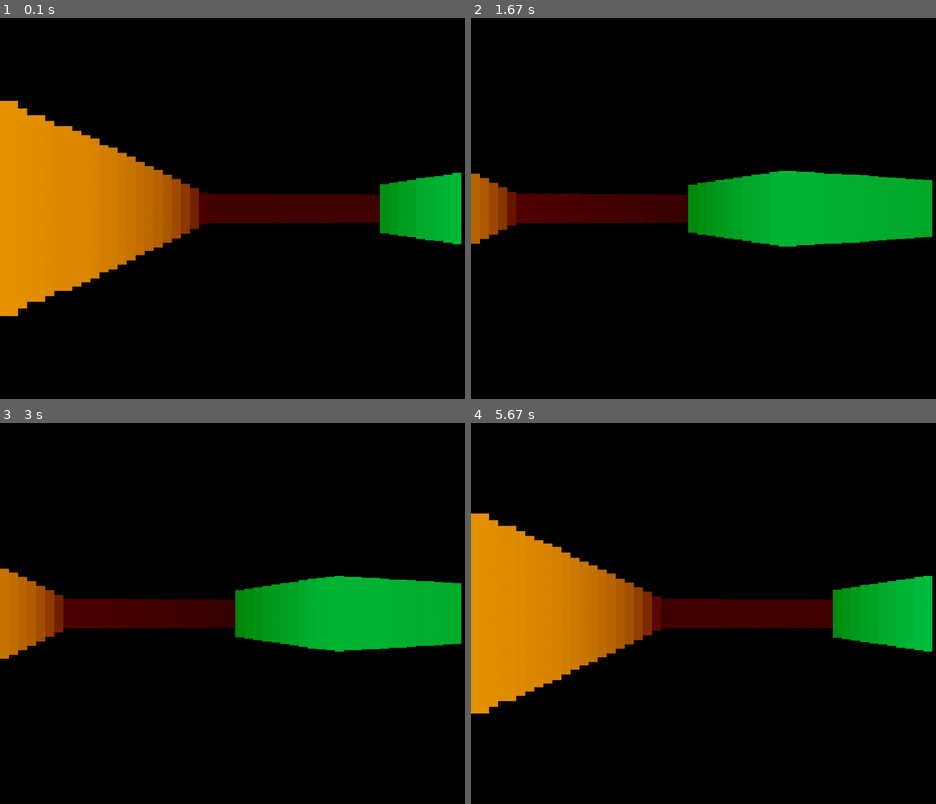
Above: before the commit, frames 1-4 (two rows, left to right).
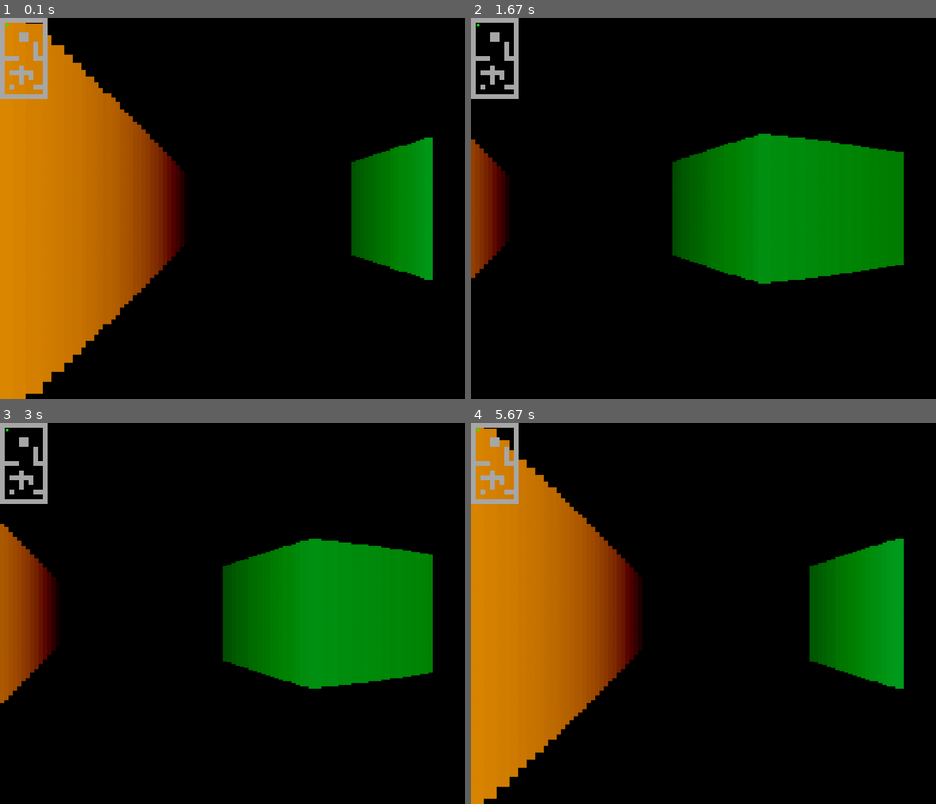
Above: after the commit, the same moments.

Repository: RefasTV/DoomPygame
Game: pygame game, started from Game.py
Same seed, same stepped clock (60 frames per second), same inputs: the game is played once before the commit and once after it.
Inputs:
- Up to frame 1 (0.1 s): no input
- Up to frame 2 (1.67 s): hold Right 0.33-0.8 s; hold Right 0.83-1.3 s; hold Left from 1.33 s (still down)
- Up to frame 3 (3 s): release Left at 1.87 s; hold Left 1.9-2.37 s; hold Right from 2.4 s (still down)
- Up to frame 4 (5.67 s): release Right at 3.03 s; hold Left 3.07-3.53 s; hold Right 3.57-4.03 s; hold Right 4.07-4.53 s; hold Left 4.57-5.1 s; hold Left 5.13-5.6 s; hold Right from 5.63 s (still down)

The runs differ from the first frame. In frame 1, 26% of the frame differs, in the area x 0-100%, y 0-100%; in frame 2, 24%; in frame 3, 24%; in frame 4, 25%.

Commit message:
doom on walls

Diff:
--- a/Game.py
+++ b/Game.py
@@ -11,36 +11,20 @@
 H = 1000 #Ширина
 W = 800 #Высота
 run = True
-#bullets = []
+bullets = []
 clock = pygame.time.Clock()
-numRays = 51
+numRays = 101
 screen = pygame.display.set_mode((H,W))
 tile = 400
 scaleX = H // numRays
 dist = numRays / (2 * math.tan(math.pi/3))
 FOV = math.pi / 3
 deltaAngle = FOV / numRays        # FOV / numRays
-pudge = pygame.image.load('pudge.png').convert_alpha() #download enemy pudge
-
+
+##########Run################
+pygame.init()
 
 ###########Classes###########
-class Enemy:
-    def __init__(self):
-        self.posX = 650
-        self.posY = 750
-        self.sprite = pudge
-        self.size = 50 # cube 50 x 50
-        self.baitDistance = 400
-        self.moveSlow = 500
-        #self.ray = Ray()
-
-    def MoveToPlayer(self):
-        if (abs(player.posX + player.posY - self.posX - self.posY) <= self.baitDistance):
-            self.posX, self.posY = self.posX + (player.posX - self.posX) / self.moveSlow, self.posY + (player.posY - self.posY) / self.moveSlow
-            print(self.posX, self.posY)
-
-
-
 class Ray:
     def __init__(self, angle):
         self.angle = angle
@@ -52,52 +36,31 @@
 
         pygame.draw.circle(screen, "green", GHP, 5)
 
-    def GetWallDepth(self):
-        lenX = W * math.cos(self.angle) / 100 #Parts of rayX (1/100)
-        lenY = W * math.sin(self.angle) / 100 #Parts of rayY (1/100)
+    def GetDepth(self):
+        lenX = W * math.cos(self.angle) / 100 #Parts of rayX (1/100) Части лучаХ (поделили его на 100 маленьких частей)  player.posX +
+        lenY = W * math.sin(self.angle) / 100 #Parts of rayY (1/100) player.posY +
 
         for i in range(1,100): # Founding the point by multiplying it on i
-            if (map.map[int((player.posY + lenY * i) // 100)][int((player.posX + lenX * i) // 100)] == 1): # if in block:
-                return (i) # return depth
-        return (200)
-    def GetEnemyDepth(self):
-        lenX = W * math.cos(self.angle) / 100 #Parts of rayX (1/100)
-        lenY = W * math.sin(self.angle) / 100 #Parts of rayY (1/100)
+            if (len(map.map) > (player.posY + lenY * i )// 100 >= 0 and len(map.map[0]) > (player.posX + lenX * i) // 100 >= 0): # can check next string?
+                if (map.map[int((player.posY + lenY * i) // 100)][int((player.posX + lenX * i) // 100)] == 1): # if in block:
+                    return (i) # return depth
+        return (10000000)
+
+    def GetHitPoint(self):
+        lenX = W * math.cos(self.angle) / 100 #Parts of rayX (1/100) Части лучаХ (поделили его на 100 маленьких частей)  player.posX +
+        lenY = W * math.sin(self.angle) / 100 #Parts of rayY (1/100) player.posY +
 
         for i in range(1,100): # Founding the point by multiplying it on i
-            if ((int((player.posX + lenX * i) // 50),int((player.posY + lenY * i) // 50)) in EnemyesPos): # if in enemy:
-                return i
-        return (200)
-
-    def GetHitPoint(self):
-        EnemyesPosXY = EnemyesPos
-        lenX = W * math.cos(self.angle) / 100 #Parts of rayX (1/100)
-        lenY = W * math.sin(self.angle) / 100 #Parts of rayY (1/100)
-        WallX, WallY, EnemyX, EnemyY = 0,0,0,0
-        for i in range (1,100): # Founding the point by multiplying it on i
-            if (len(map.map) > (player.posY + lenY * i )// 100 >= 0 and len(map.map[0]) > (player.posX + lenX * i) // 100 >= 0):
-                if (map.map[int((player.posY + lenY * i) // 100)][int((player.posX + lenX * i) // 100)] == 1): # if in block
-                    return (player.posX + lenX * i, player.posY + lenY * i,EnemyX,EnemyY) # return points
-            if ((int((player.posX + lenX * i) // 50),int((player.posY + lenY * i) // 50)) in EnemyesPosXY): # if in enemy:
-                EnemyesPosXY.remove((int((player.posX + lenX * i) // 50),int((player.posY + lenY * i) // 50)))
-                EnemyX, EnemyY = player.posX + lenX * i, player.posY + lenY* i
-        return (WallX,WallY,EnemyX,EnemyY)
-    '''
-    def GetHitPointEnemy(self):
-        lenX = W * math.cos(self.angle) / 50#100 #Parts of rayX (1/100)
-        lenY = W * math.sin(self.angle) / 50#100 #Parts of rayY (1/100)
-
-        for i in range(1,50): # 100 Founding the point by multiplying it on i
-            if (map.map[int((player.posY + lenY * i) // 100)][int((player.posX + lenX * i) // 100)] == 1): # if in block
-                return (0,0) # return points
-            if ((int((player.posX + lenX * i) // 50),int((player.posY + lenY * i) // 50)) in EnemyesPos): # if in enemy:
-                EnemyesPos.remove((int((player.posX + lenX * i) // 50),int((player.posY + lenY * i) // 50)))
-                return (player.posX + lenX * i, player.posY + lenY* i) # return point
-
+            if (len(map.map) > (player.posY + lenY * i )// 100 >= 0 and len(map.map[0]) > (player.posX + lenX * i) // 100 >= 0): # can check next string?
+                if (map.map[int((player.posY + lenY * i) // 100)][int((player.posX + lenX * i) // 100)] == 1): # if in block:
+                    return (player.posX + lenX * i, player.posY + lenY* i) # return point
         return (0,0)
-    '''
-
-'''
+
+    def GetDistance(self):
+        x,y = self.GetHitPoint()
+        return (x - player.posX,y - player.posY)
+
+
 class Bullet:
     def __init__(self):
         self.angle = player.angle
@@ -110,7 +73,7 @@
     def draw(self):
         if (W > self.curX > 0) and (H > self.curY > 0):
             pygame.draw.circle(screen,'white',self.nextPos(),3)
-'''
+
 
 class Map:
     def __init__(self):
@@ -122,7 +85,7 @@
             [1,'_','_','_', 1,  1,    '_', '_','_',1],
             [1,'_','_','_','_', '_',  '_', 1,'_',1],
             [1,'_' ,'_', '_','_', '_','_', 1,'_',1],
-            [1,'_' ,'_', '_','_','enemy','_', 1,'_',1],
+            [1,'_' ,'_', '_','_','_','_', 1,'_',1],
             [1, 1,  1,  1,'_','_', '_',  1,  1, 1],
             [1,'_','_','_','_','_', '_','_','_',1],
             [1,'_','_','_',1,'_', '_',  '_','_',1],
@@ -136,20 +99,20 @@
 
         self.colorMap = [
             [orange, orange,  orange,  orange,  orange,  orange,  orange,  orange, orange, orange],
-            [orange, '_',   '_',      '_',     '_',     '_',     '_',      '_',     '_',    orange],
-            [orange, '_',   '_',      '_',     '_',     '_',     '_',      '_',     '_',    orange],
-            [orange, '_',   '_',      '_',     green,    green,    '_',    '_',     '_',    orange],
-            [orange, '_',   '_',      '_',     green,    green,    '_',    '_',     '_',    orange],
+            [orange, '_',   '_',      '_',     '_',     '_',     '_',     '_',     '_',    orange],
+            [orange, '_',   '_',      '_',     '_',     '_',     '_',     '_',     '_',    orange],
+            [orange, '_',   '_',      '_',     green,    green,    '_',     '_',     '_',    orange],
+            [orange, '_',   '_',      '_',     green,    green,    '_',     '_',     '_',    orange],
             [orange, '_',   '_',      '_',     '_',     '_',     '_',     green,    '_',    orange],
             [orange, '_' ,  '_',      '_',     '_',     '_',     '_',     green,    '_',    orange],
             [orange, '_' ,  '_',      '_',     '_',     '_',     '_',     green,    '_',    orange],
-            [orange, orange,orange,  orange,     '_',     '_',     '_',   green,  green,    orange],
+            [orange, orange,orange,  orange,     '_',     '_',     '_',     green,  green,    orange],
             [orange, '_',   '_',      '_',     '_',     '_',     '_',     '_',     '_',    orange],
             [orange, '_',   '_',      '_',    orange,     '_',     '_',     '_',     '_',    orange],
-            [orange, '_',   orange,   orange,   orange,   green,   green,     '_',     '_',    orange],
-            [orange, '_',   '_',      '_',     orange,    '_',     green,     '_',     '_',    orange],
+            [orange, '_',   orange,   orange,   orange,     green,   green,     '_',     '_',    orange],
+            [orange, '_',   '_',      '_',     orange,     '_',     green,     '_',     '_',    orange],
             [orange, '_',   '_',      '_',     orange,     '_',     '_',     '_',     '_',    orange],
-            [orange, '_',  orange,  '_',     '_',     '_',     '_',     orange,     orange,    orange],
+            [orange, '_',   orange,      '_',     '_',     '_',     '_',     orange,     orange,    orange],
             [orange, '_',   '_',      '_',     '_',     '_',     '_',     '_',     '_',    orange],
             [orange, orange, orange,   orange,  orange,  orange,  orange,  orange,  orange,  orange],
         ]
@@ -160,43 +123,29 @@
                 if (self.map[j][i] == 1):
                     pygame.draw.rect(screen,'darkgray',(i*100, j*100, 100, 100))
 
-
     def newDraw(self): # Draw 3D
         for curRay in range(numRays):
-            wallx, wally,enemyx, enemyy = rays[curRay].GetHitPoint()
-            if (wallx,wally) != (0,0):
-                proj_coff = dist * tile
-                depth = rays[curRay].GetWallDepth()
-                proj_h = proj_coff / depth
-                depth *= math.cos(player.angle - rays[curRay].angle) # Remove Fisheye
-
-
-                c1,c2,c3 = self.colorMap[int(wally//100)][int(wallx//100)]
-                if (c1 - depth * 2 < 0):
-                    c1 = 0
-                else:
-                    c1 -= depth * 2
-                if (c2 - depth * 2 < 0):
-                    c2 = 0
-                else:
-                    c2 -= depth * 2
-                if (c3 - depth * 2 < 0):
-                    c3 = 0
-                else:
-                    c3 -= depth * 2
-                if (c1 > 15 or c2 > 15 or c3 > 15):
-                    pygame.draw.rect(screen, [c1, c2, c3],
-                                    (scaleX * curRay, W / 2 - proj_h // 2, scaleX, proj_h))
-
-            if (enemyx,enemyy) != (0,0):
-                depth = rays[curRay].GetEnemyDepth()
-                scaleSize = depth / 2
-                if (scaleSize < 0):
-                    scaleSize = 0
-                elif (scaleSize > 50):
-                    scaleSize = 50
-                newPudge = pygame.transform.scale(pudge,((50-scaleSize) * 10, (50-scaleSize) * 10))
-                screen.blit(newPudge, (curRay * 10, W // 2))
+            GHPx,GHPy = rays[curRay].GetHitPoint()
+            proj_coff = dist * tile
+            depth = rays[curRay].GetDepth()
+            proj_h = proj_coff / depth
+            depth *= math.cos(player.angle - rays[curRay].angle)
+            c1,c2,c3 = self.colorMap[int(GHPy//100)][int(GHPx//100)]
+            if (c1 - depth*3 < 0):
+                c1 = 0
+            else:
+                c1 -= depth * 3
+            if (c2 - depth * 3< 0):
+                c2 = 0
+            else:
+                c2 -= depth * 3
+            if (c3 - depth * 3< 0):
+                c3 = 0
+            else:
+                c3 -= depth * 3
+            pygame.draw.rect(screen, [c1, c2, c3],
+                            (scaleX * curRay, W / 2 - proj_h // 2, scaleX, proj_h))
+
 
     def MiniMap(self):
         for j in range(len(map.map)):
@@ -269,35 +218,38 @@
 
 def ThreeD():
     map.newDraw()
-    #map.MiniMap()
+    map.MiniMap()
 
 
 ##########Class Objects##########
 player = Player()
 map = Map()
 rays = [0] * numRays
-enemyes = [Enemy()]
-EnemyesPos = []
-
-##########Run################
-pygame.init()
 
 ######### Game Loop##############
 while run:
-
     clock.tick(600)
     for i in range(numRays):
+        '''
+        if (i == 0):
+            rays[i] = Ray(player.angle - player.cameraSens * 20)
+        if i == 1:
+            rays[i] = Ray(player.angle - player.cameraSens * 10)
+        if i == 2:
+            rays[i] = Ray(player.angle)
+        if i == 3:
+            rays[i] = Ray(player.angle + player.cameraSens * 10)
+        if i == 4:
+            rays[i] = Ray(player.angle + player.cameraSens * 20)
+        '''
+
+    ##################### FIX #####################
         if i == numRays / 2 - 0.5:
             rays[i] = Ray(player.angle)
         if i < numRays / 2:
             rays[i] = Ray(player.angle - FOV/numRays * (numRays/2 - i))
         if i > numRays / 2:
             rays[i] = Ray(player.angle + FOV/numRays * (i - numRays/2))
-
-
-    for enem in enemyes:
-        EnemyesPos.append((int(enem.posX // 50), int(enem.posY // 50)))
-
 
     pygame.display.set_caption(f'{clock.get_fps() : .1f}')
     for ev in pygame.event.get():
@@ -307,9 +259,7 @@
         if (ev.type == pygame.MOUSEBUTTONDOWN): #Shoot
             player.Shoot()
         """
-    for i in range(len(enemyes)):
-        enemyes[i].MoveToPlayer()
-    #print(player.posX, player.posY)
+
     #Game
     screen.fill((0,0,0))
     player.movement()
@@ -319,7 +269,7 @@
     #TwoD()
     ThreeD()
 
-    #screen.blit(pudge,(0,0))
+
     '''
     DrawBullets()
     if (len(bullets) > 25): #Bullets Optimization
